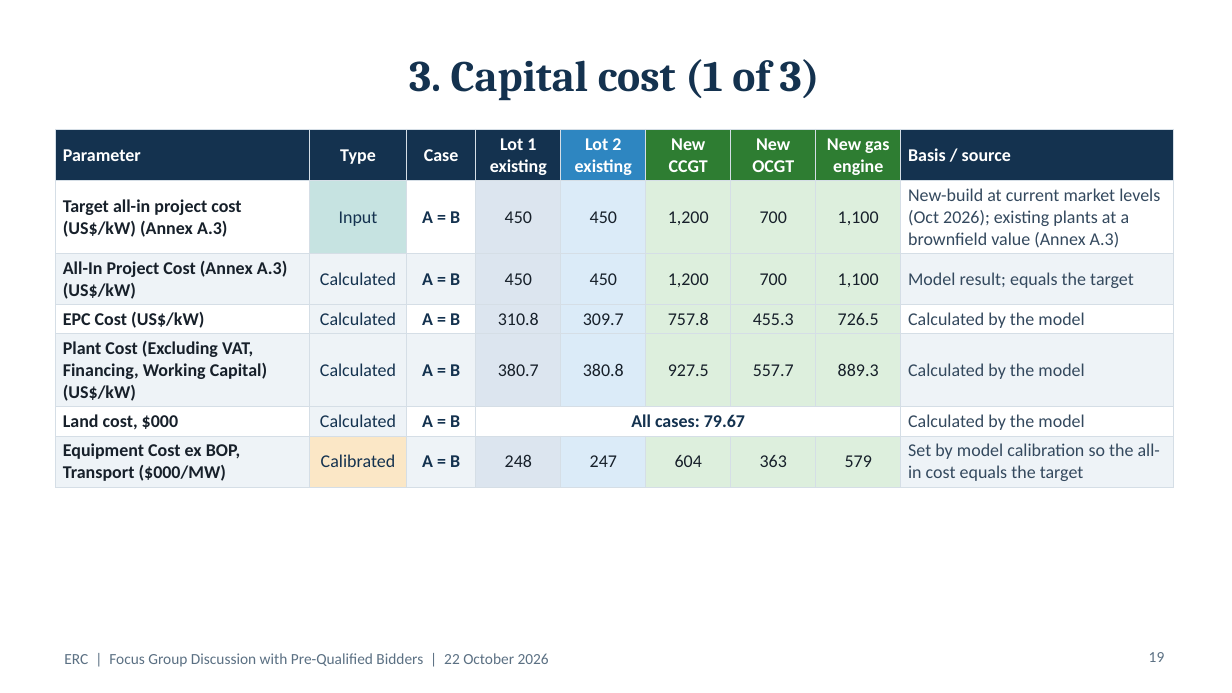
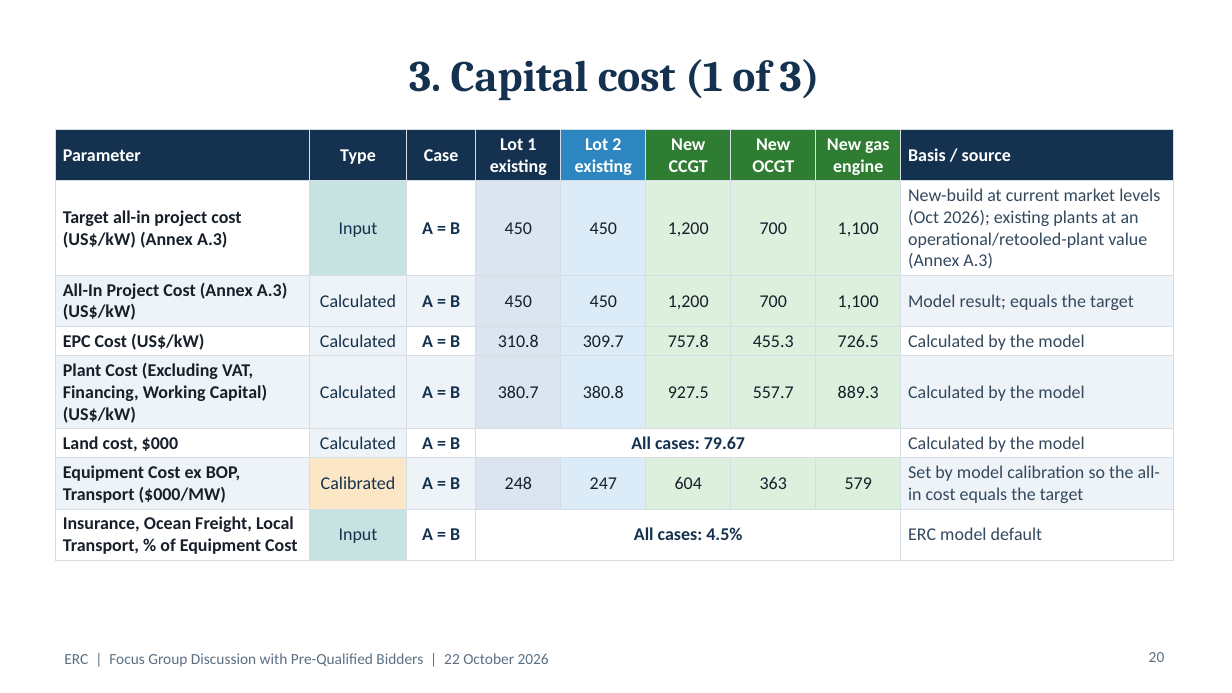
Before and after one commit to polyphase123/Midmerit, a slide deck: slide 20 of ERC_FGD_Model_Assumptions.pptx (slide 19 before the commit). Drawn at 1232x693 pixels with LibreOffice and Linux fonts; fonts in the diff are those of the drawing. Boxes give left, top, right and bottom in pixels: in the first picture for what was removed or moved away, otherwise in the second. Text is boxed around its words. In the diff, an @@ line names an element or a change of style, - is before the commit and + after.

```diff
--- a/ERC_FGD_Model_Assumptions.pptx
+++ b/ERC_FGD_Model_Assumptions.pptx
@@ table at <box>55,129,1174,558</box> @@
-row 2, column 9: New-build at current market levels (Oct 2026); existing plants at a brownfield value (Annex A.3)
+row 2, column 9: New-build at current market levels (Oct 2026); existing plants at an operational/retooled-plant value (Annex A.3)
+row 8: Insurance, Ocean Freight, Local Transport, % of Equipment Cost | Input | A = B | All cases: 4.5% |  |  |  |  | ERC model default
@@ page number at <box>1149,652,1165,662</box>: text changed @@
-19
+20
```
Also in this commit, not shown: 16 other slides changed, 1 slide added.
